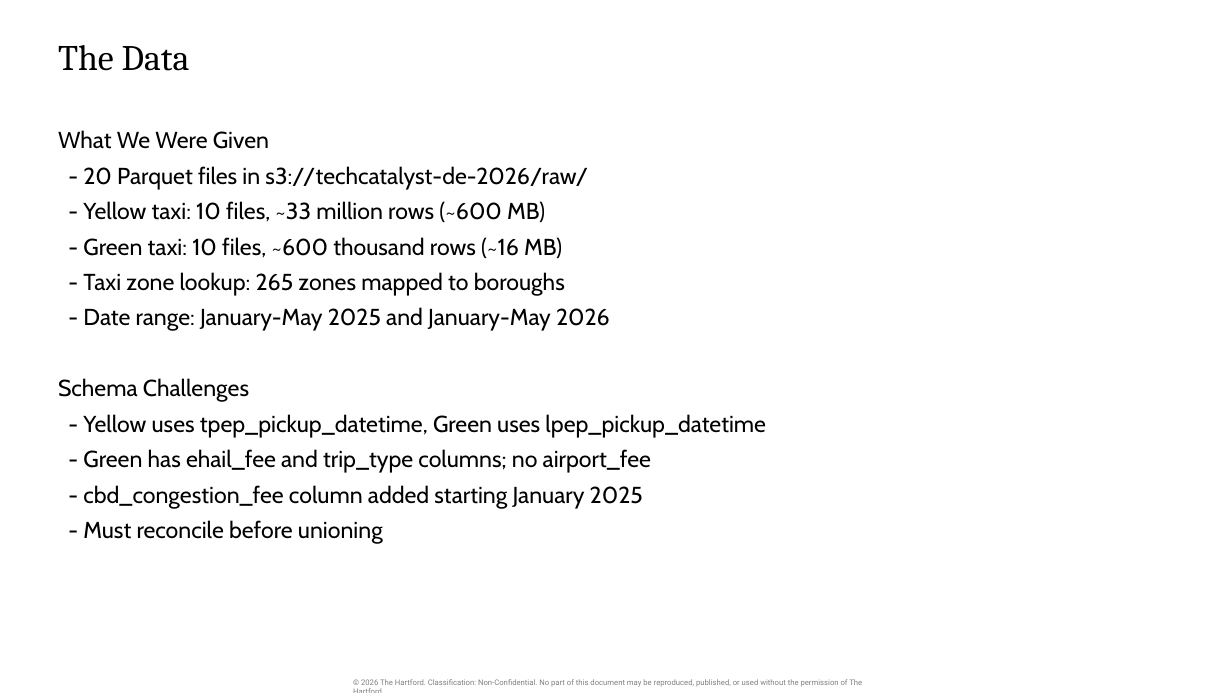
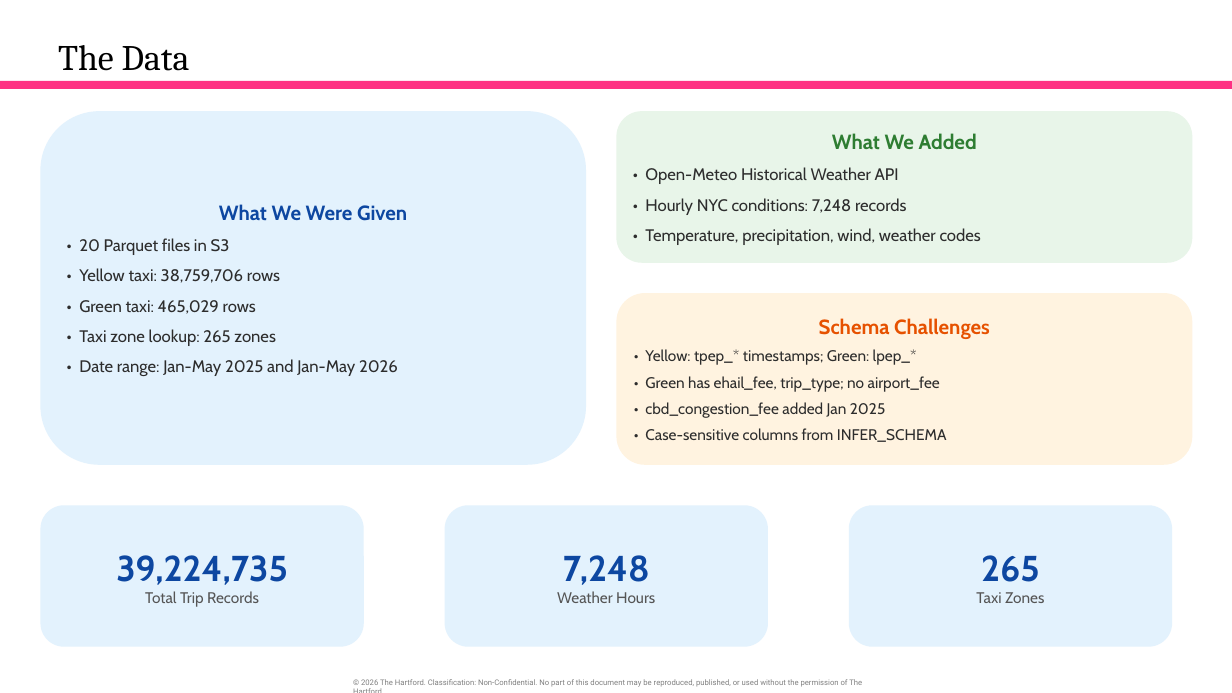
Before and after one commit to orlandojmarin/nyc-taxi-capstone, a slide deck: slide 7 of docs/Capstone_Presentation.pptx. Drawn at 1232x693 pixels with LibreOffice and Linux fonts; fonts in the diff are those of the drawing. Boxes give left, top, right and bottom in pixels: in the first picture for what was removed or moved away, otherwise in the second. Text is boxed around its words. In the diff, an @@ line names an element or a change of style, - is before the commit and + after.

```diff
--- a/docs/Capstone_Presentation.pptx
+++ b/docs/Capstone_Presentation.pptx
@@ rectangle added at box(0, 80, 1232, 89), fill #FE3082 @@
@@ rounded rectangle added at box(41, 111, 587, 465), fill #E3F2FD, 13 pt, text #2D2D2D @@
+What We Were Given
+• 20 Parquet files in S3
+• Yellow taxi: 38,759,706 rows
+• Green taxi: 465,029 rows
+• Taxi zone lookup: 265 zones
+• Date range: Jan-May 2025 and Jan-May 2026
@@ rounded rectangle added at box(616, 111, 1192, 262), fill #E8F5E9, 13 pt, text #2D2D2D @@
+What We Added
+• Open-Meteo Historical Weather API
+• Hourly NYC conditions: 7,248 records
+• Temperature, precipitation, wind, weather codes
@@ text removed at box(58, 130, 766, 544) @@
-What We Were Given
-- 20 Parquet files in s3://techcatalyst-de-2026/raw/
-- Yellow taxi: 10 files, ~33 million rows (~600 MB)
-- Green taxi: 10 files, ~600 thousand rows (~16 MB)
-- Taxi zone lookup: 265 zones mapped to boroughs
-- Date range: January-May 2025 and January-May 2026
-Schema Challenges
-- Yellow uses tpep_pickup_datetime, Green uses lpep_pickup_datetime
-- Green has ehail_fee and trip_type columns; no airport_fee
-- cbd_congestion_fee column added starting January 2025
-- Must reconcile before unioning
@@ rounded rectangle added at box(616, 293, 1192, 465), fill #FFF3E0, 12 pt, text #2D2D2D @@
+Schema Challenges
+• Yellow: tpep_* timestamps; Green: lpep_*
+• Green has ehail_fee, trip_type; no airport_fee
+• cbd_congestion_fee added Jan 2025
+• Case-sensitive columns from INFER_SCHEMA
@@ rounded rectangle added at box(41, 506, 364, 647), fill #E3F2FD, 12 pt, text #555555 @@
+39,224,735
+Total Trip Records
@@ rounded rectangle added at box(445, 506, 768, 647), fill #E3F2FD, 12 pt, text #555555 @@
+7,248
+Weather Hours
@@ rounded rectangle added at box(849, 506, 1173, 647), fill #E3F2FD, 12 pt, text #555555 @@
+265
+Taxi Zones
```
Also in this commit, not shown: 13 other slides changed, 7 slides added, 6 slides removed, 6 other files.
